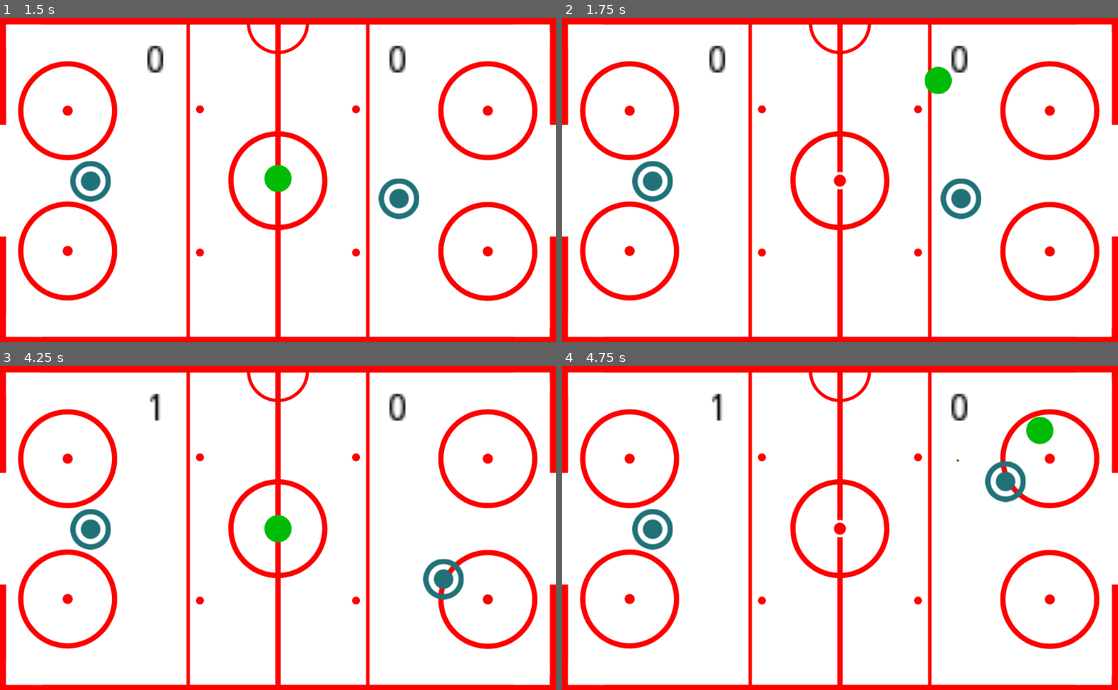
Above: before the commit, frames 1-4 (two rows, left to right).
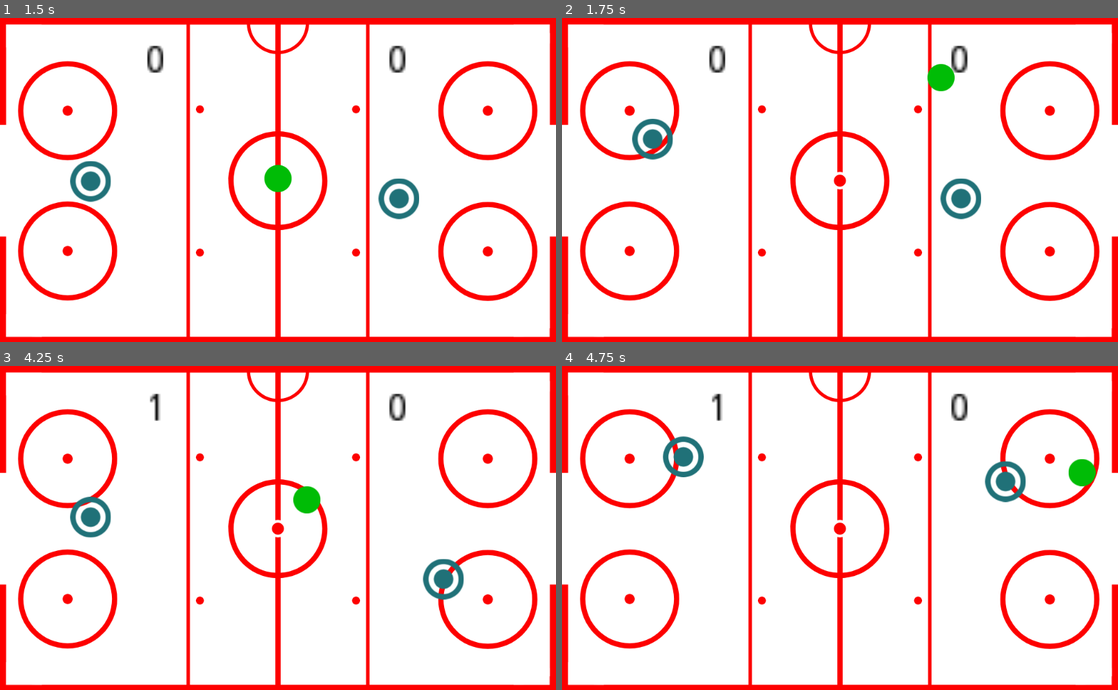
Above: after the commit, the same moments.

Repository: airpiazza/CS-4700-Pong
Game: Godot game, scene res://PongHockey/src/scenes/HockeyArena.tscn
Two runs of this game, one before a commit and one after it. Both use one fixed random seed, a clock stepped at 60 frames per second and the inputs below. This scene is started directly instead of the project's main scene.
Inputs (mouse positions are in pixels of both pictures, inside the frame that each line leads up to):
- Up to frame 1 (1.5 s): tap Enter at 0.5 s; move the mouse to (400, 163) at 0.52 s; hold Up (ui_up) 0.53-1.28 s; tap Space at 1.25 s; move the mouse to (166, 196) at 1.27 s; hold Down (ui_down) from 1.28 s (still down)
- Up to frame 2 (1.75 s): keep holding Down (ui_down)
- Up to frame 3 (4.25 s): move the mouse to (333, 456) at 2.02 s; release Down (ui_down) at 2.03 s; hold Up (ui_up) 2.03-3.53 s; tap Enter at 2.75 s; move the mouse to (250, 592) at 2.77 s; tap Space at 3.5 s; move the mouse to (444, 576) at 3.52 s; hold Down (ui_down) from 3.53 s (still down)
- Up to frame 4 (4.75 s): keep holding Down (ui_down); move the mouse to (673, 479) at 4.27 s

Frame 1 is identical in both runs. In frame 2, 1.3% of the frame differs, in the area x 12-71%, y 14-57%; in frame 3, 1.4%; in frame 4, 1.8%, in the area x 12-96%, y 15-57%.

Commit message:
Implemented AI that moves around in their half and min_speed

Diff:
--- a/FinalScoreScreen/FinalScoreScreen.gd
+++ b/FinalScoreScreen/FinalScoreScreen.gd
@@ -8,6 +8,7 @@
 
 # Called when the node enters the scene tree for the first time.
 func _ready():
+	$game_over_sound.play()
 	score_label.text = score_label.text % ["You" if Score.player_score > Score.ai_score else "AI", Score.player_score, Score.ai_score]
 	Score.player_score = 0
 	Score.ai_score = 0
--- a/FinalScoreScreen/FinalScoreScreen.tscn
+++ b/FinalScoreScreen/FinalScoreScreen.tscn
@@ -1,9 +1,10 @@
-[gd_scene load_steps=6 format=2]
+[gd_scene load_steps=7 format=2]
 
 [ext_resource path="res://pong/assets/pong_court.png" type="Texture" id=1]
 [ext_resource path="res://MenuScreen/src/scenes/GameTitle.tscn" type="PackedScene" id=2]
 [ext_resource path="res://MenuScreen/src/scenes/NextSceneButton.tscn" type="PackedScene" id=3]
 [ext_resource path="res://MenuScreen/src/scenes/QuitButton.tscn" type="PackedScene" id=4]
+[ext_resource path="res://FinalScoreScreen/game_over.wav" type="AudioStream" id=5]
 [ext_resource path="res://FinalScoreScreen/FinalScoreScreen.gd" type="Script" id=7]
 
 [node name="FinalScoreScreen" type="Control"]
@@ -55,3 +56,6 @@
 target_scene = "res://MenuScreen/src/scenes/Menu.tscn"
 
 [node name="QuitButton" parent="Buttons" instance=ExtResource( 4 )]
+
+[node name="game_over_sound" type="AudioStreamPlayer" parent="."]
+stream = ExtResource( 5 )
--- a/PongHockey/src/scenes/AIMallet.tscn
+++ b/PongHockey/src/scenes/AIMallet.tscn
@@ -4,7 +4,7 @@
 [ext_resource path="res://PongHockey/src/scripts/AIMallet.gd" type="Script" id=2]
 
 [sub_resource type="CircleShape2D" id=1]
-radius = 38.0132
+radius = 37.5033
 
 [node name="AIMallet" type="KinematicBody2D"]
 position = Vector2( 121, 285 )
@@ -14,4 +14,5 @@
 texture = ExtResource( 1 )
 
 [node name="AICollisionBody" type="CollisionShape2D" parent="."]
+position = Vector2( 0.5, -1.5 )
 shape = SubResource( 1 )
--- a/PongHockey/src/scenes/HockeyPuck.tscn
+++ b/PongHockey/src/scenes/HockeyPuck.tscn
@@ -1,7 +1,9 @@
-[gd_scene load_steps=5 format=2]
+[gd_scene load_steps=7 format=2]
 
 [ext_resource path="res://PongHockey/assets/hockey_puck.png" type="Texture" id=1]
 [ext_resource path="res://PongHockey/src/scripts/HockeyPuck.gd" type="Script" id=2]
+[ext_resource path="res://PongHockey/assets/goal_sound.wav" type="AudioStream" id=3]
+[ext_resource path="res://PongHockey/assets/hit_sound.wav" type="AudioStream" id=4]
 
 [sub_resource type="CircleShape2D" id=1]
 radius = 25.2982
@@ -40,3 +42,9 @@
 
 [node name="HockeyPuck" type="Sprite" parent="."]
 texture = ExtResource( 1 )
+
+[node name="goal_sound" type="AudioStreamPlayer" parent="."]
+stream = ExtResource( 3 )
+
+[node name="hit_sound" type="AudioStreamPlayer" parent="."]
+stream = ExtResource( 4 )
--- a/PongHockey/src/scenes/PlayerMallet.tscn
+++ b/PongHockey/src/scenes/PlayerMallet.tscn
@@ -4,7 +4,7 @@
 [ext_resource path="res://PongHockey/src/scripts/PlayerMallet.gd" type="Script" id=2]
 
 [sub_resource type="CircleShape2D" id=1]
-radius = 37.054
+radius = 36.6742
 
 [node name="PlayerMallet" type="KinematicBody2D"]
 script = ExtResource( 2 )
@@ -14,5 +14,5 @@
 texture = ExtResource( 1 )
 
 [node name="CollisionShape2D" type="CollisionShape2D" parent="."]
-position = Vector2( 873, 303 )
+position = Vector2( 872, 302 )
 shape = SubResource( 1 )
--- a/PongHockey/src/scripts/AIMallet.gd
+++ b/PongHockey/src/scripts/AIMallet.gd
@@ -7,10 +7,10 @@
 export var speed = 1000.0
 var velocity = Vector2()
 
-
 # Called when the node enters the scene tree for the first time.
 func _ready():
 	velocity = Vector2.ZERO
+	randomize()
 
 
 # Called every frame. 'delta' is the elapsed time since the previous frame.
@@ -20,9 +20,17 @@
 	var ball = get_parent().get_node("Puck")
 
 	if ball.velocity != Vector2.ZERO:
-		if ball.position.y < self.position.y and ball.position.x < 512:
+		if ball.position.y < self.position.y:
 			velocity += Vector2.UP * (speed/3)
-		if ball.position.y > self.position.y and ball.position.x < 512:
+		elif ball.position.y > self.position.y:
 			velocity += Vector2.DOWN * (speed/3)
+		if ball.position.x < 300:
+			velocity += Vector2.LEFT * (speed/2)
+		elif ball.position.x > 750:
+			velocity += Vector2.RIGHT * (speed/5)
+		if self.position.x > 475:
+			self.position.x = 475
+		if self.position.x < 50:
+			self.position.x = 50
 
-	move_and_collide(velocity*delta)
+	move_and_collide(velocity * delta)
--- a/PongHockey/src/scripts/HockeyPuck.gd
+++ b/PongHockey/src/scripts/HockeyPuck.gd
@@ -8,10 +8,11 @@
 var velocity = Vector2()
 var random_number_generator = RandomNumberGenerator.new()
 var signs = [-1, 1]
+export var carryover = 0.75
 var last_collision_time = 0
 export var wait_factor = 6
-export var carryover = 0.75
 export var max_speed = 2000.0
+export var min_speed = 300.0
 
 # Called when the node enters the scene tree for the first time.
 func _ready():
@@ -21,16 +22,21 @@
 
 # Called every frame. 'delta' is the elapsed time since the previous frame.
 func _physics_process(delta):
+	var ai_mallet = get_parent().get_node("AIMallet")
 	var collision = move_and_collide(velocity*delta)
 
-	if collision and (last_collision_time >= wait_factor*delta) and velocity != Vector2.ZERO:
+	if collision:
 		velocity += carryover*collision.collider_velocity #add mallet speed to puck\
 		velocity = velocity.bounce(collision.normal)
 		particles_track()
 		emitt_particles()
-		last_collision_time = 0
+		$hit_sound.play()
+		move_and_slide(velocity*delta)
 
 	if player_scored():
+		ai_mallet.position.x = 167
+		ai_mallet.position.y = 301
+		$goal_sound.play()
 		increase_player_score()
 		reposition_puck()
 		stop_puck()
@@ -39,6 +45,9 @@
 		clear_particles()
 
 	if ai_scored():
+		ai_mallet.position.x = 167
+		ai_mallet.position.y = 301
+		$goal_sound.play()
 		increase_ai_score()
 		reposition_puck()
 		stop_puck()
@@ -50,6 +59,13 @@
 	degrade_velocity() #puck velocity degredation
 	velocity.x = min(velocity.x,max_speed) #maximum puck velocity
 	velocity.y = min(velocity.y,max_speed) #maximum puck velocity
+	if abs(velocity.x) < min_speed and velocity != Vector2.ZERO:
+		if velocity.x < 0:
+			velocity.x = -min_speed
+		else:
+			velocity.x = min_speed
+	print(velocity.x)
+
 
 func spawn_puck():
 	var x_random_direction = signs[random_number_generator.randi() % signs.size()]
@@ -78,7 +94,7 @@
 
 #
 func degrade_velocity():
-	velocity = velocity.linear_interpolate(Vector2.ZERO,.005)
+	velocity = velocity.linear_interpolate(Vector2.ZERO,.0005)
 
 #emitts the particles and restarts so it can play multiple times
 func emitt_particles():
--- a/pong/src/scenes/Ball.tscn
+++ b/pong/src/scenes/Ball.tscn
@@ -1,7 +1,9 @@
-[gd_scene load_steps=4 format=2]
+[gd_scene load_steps=6 format=2]
 
 [ext_resource path="res://pong/assets/ball.png" type="Texture" id=1]
 [ext_resource path="res://pong/src/scripts/Ball.gd" type="Script" id=2]
+[ext_resource path="res://pong/assets/pong_hit_sound.wav" type="AudioStream" id=3]
+[ext_resource path="res://pong/assets/pong_score.wav" type="AudioStream" id=4]
 
 [sub_resource type="RectangleShape2D" id=1]
 extents = Vector2( 8, 8 )
@@ -16,3 +18,9 @@
 
 [node name="CollisionShape2D" type="CollisionShape2D" parent="."]
 shape = SubResource( 1 )
+
+[node name="pong_hit_sound" type="AudioStreamPlayer" parent="."]
+stream = ExtResource( 3 )
+
+[node name="pong_score" type="AudioStreamPlayer" parent="."]
+stream = ExtResource( 4 )
--- a/pong/src/scripts/Ball.gd
+++ b/pong/src/scripts/Ball.gd
@@ -22,9 +22,12 @@
 	var collision = move_and_collide(velocity*delta)
 
 	if collision:
+		$pong_hit_sound.play()
 		velocity = velocity.bounce(collision.normal)
+		move_and_collide(velocity*delta)
 
 	if player_scored():
+		$pong_score.play()
 		increase_player_score()
 		toggle_ball_visibility()
 		reposition_ball()
@@ -34,6 +37,7 @@
 		spawn_ball()
 
 	if ai_scored():
+		$pong_score.play()
 		increase_ai_score()
 		toggle_ball_visibility()
 		reposition_ball()
Not shown, added: FinalScoreScreen/game_over.wav.import
Not shown, added: PongHockey/assets/goal_sound.wav.import
Not shown, added: PongHockey/assets/hit_sound.wav.import
Not shown, added: pong/assets/pong_hit_sound.wav.import
Not shown, added: pong/assets/pong_score.wav.import
Not shown, added: FinalScoreScreen/game_over.wav
Not shown, added: PongHockey/assets/goal_sound.wav
Not shown, added: PongHockey/assets/hit_sound.wav
Not shown, added: pong/assets/pong_hit_sound.wav
Not shown, added: pong/assets/pong_score.wav
